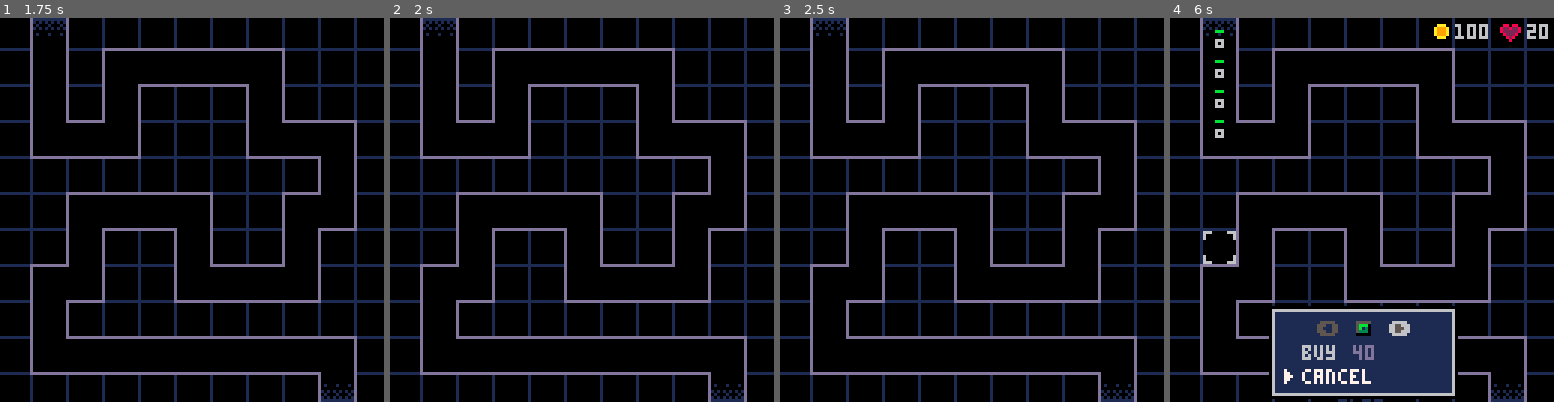
Above: before the commit, frames 1-4 (left to right).
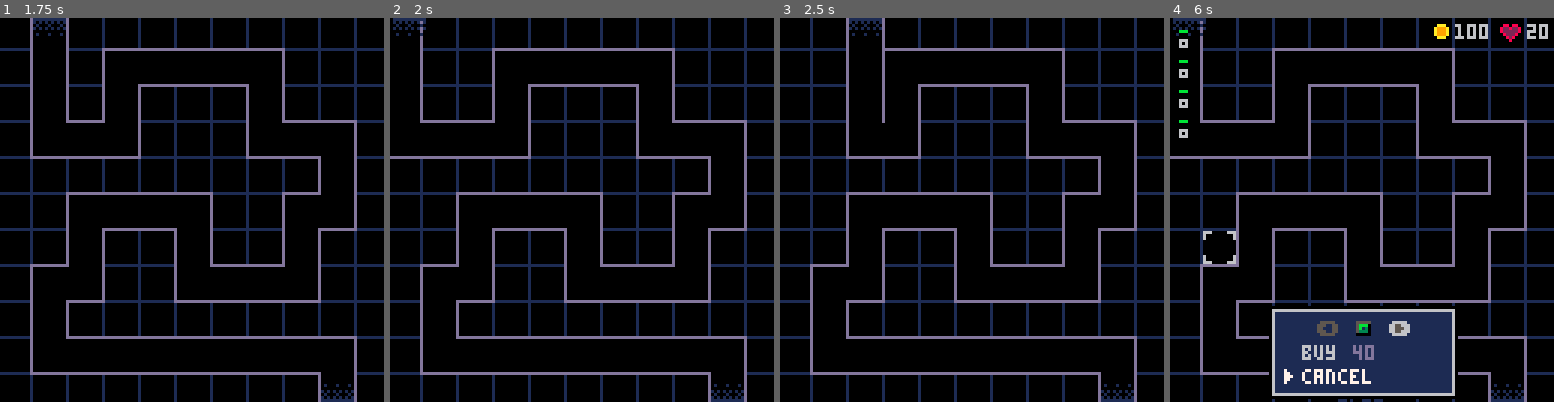
Above: after the commit, the same moments.

Repository: beardedsakimonkey/pixel_td.p8
Game: PICO-8 cartridge pixel_td.p8
Same seed, same stepped clock (60 frames per second), same inputs: the game is played once before the commit and once after it.
Inputs:
- Up to frame 1 (1.75 s): tap O (Z key) at 0.33, 0.7, 1.43 s; tap X (X key) at 1.07 s
- Up to frame 2 (2 s): hold Left from 1.97 s (still down)
- Up to frame 3 (2.5 s): tap X (X key) at 2.07, 2.4 s; tap O (Z key) at 2.22 s; release Left at 2.37 s; hold Down from 2.42 s (still down)
- Up to frame 4 (6 s): tap X (X key) every 0.33 s from 2.73 to 5.73 s; release Down at 2.82 s; hold Right 2.87-3.53 s; tap O (Z key) every 0.88 s from 3.1 to 5.75 s; hold Up 3.58-4.08 s; hold Right 4.13-4.53 s; hold Down 4.58-5.08 s; hold Left 5.13-5.8 s; hold Up from 5.85 s (still down)

Frame 1 is identical in both runs. In frame 2, 1.0% of the frame differs, in the area x 0-18%, y 0-37%; in frame 3, 1.2%; in frame 4, 1.5%.

Commit message:
add additional maps

Diff:
--- a/core.lua
+++ b/core.lua
@@ -1,4 +1,4 @@
-map = {
+_map = {
     {x=1,  y=0,  c=CRNR.top},
     {x=1,  y=3,  c=CRNR.bl},
     {x=3,  y=3,  c=CRNR.br},
@@ -18,6 +18,50 @@
     {x=9,  y=9,  c=CRNR.tr},
     {x=9,  y=10, c=CRNR.bot},
 }
+_map2 = {
+    {x=2,  y=0,  c=CRNR.top},
+    {x=2,  y=3,  c=CRNR.bl},
+    {x=3,  y=3,  c=CRNR.br},
+    {x=3,  y=1,  c=CRNR.tl},
+    {x=7,  y=1,  c=CRNR.tr},
+    {x=7,  y=3,  c=CRNR.bl},
+    {x=9,  y=3,  c=CRNR.tr},
+    {x=9,  y=5,  c=CRNR.br},
+    {x=8,  y=5,  c=CRNR.tl},
+    {x=8,  y=7,  c=CRNR.br},
+    {x=5,  y=7,  c=CRNR.bl},
+    {x=5,  y=5,  c=CRNR.tr},
+    {x=2,  y=5,  c=CRNR.tl},
+    {x=2,  y=7,  c=CRNR.br},
+    {x=1,  y=7,  c=CRNR.tl},
+    {x=1,  y=9,  c=CRNR.bl},
+    {x=9,  y=9,  c=CRNR.tr},
+    {x=9,  y=10, c=CRNR.bot},
+}
+_map3 = {
+    {x=0,  y=0,  c=CRNR.top},
+    {x=0,  y=3,  c=CRNR.bl},
+    {x=3,  y=3,  c=CRNR.br},
+    {x=3,  y=1,  c=CRNR.tl},
+    {x=7,  y=1,  c=CRNR.tr},
+    {x=7,  y=3,  c=CRNR.bl},
+    {x=9,  y=3,  c=CRNR.tr},
+    {x=9,  y=5,  c=CRNR.br},
+    {x=8,  y=5,  c=CRNR.tl},
+    {x=8,  y=7,  c=CRNR.br},
+    {x=5,  y=7,  c=CRNR.bl},
+    {x=5,  y=5,  c=CRNR.tr},
+    {x=2,  y=5,  c=CRNR.tl},
+    {x=2,  y=7,  c=CRNR.br},
+    {x=1,  y=7,  c=CRNR.tl},
+    {x=1,  y=9,  c=CRNR.bl},
+    {x=9,  y=9,  c=CRNR.tr},
+    {x=9,  y=10, c=CRNR.bot},
+}
+maps = {_map, _map2, _map3}
+function get_map()
+    return maps[sel_map]
+end
 -- Note: bosses must be on every 5th wave
 waves = {
     {hp=6,  speed=0.25, gold=4, type=ENMY.square},
@@ -65,6 +109,7 @@
     {dmg=5,   range=39, atkspd=50, max_bullets=4, sell=160}, -- yellow
 }
 
+sel_map = 1
 wave = 0
 gold = 100
 lives = 20
@@ -91,10 +136,6 @@
     poke(0x5f5c, 9) -- button repeat delay
     poke(0x5f5d, 3) -- button repeat interval
 
-    -- Set up auxiliary data structures
-    init_selection_aux()
-    init_enemy_aux()
-
     init_menus()
     init_towers()
 end
@@ -106,6 +147,11 @@
     if screen == 'title' then
         update_title()
         return
+    end
+    -- Initialize once we know the map
+    if t == 0 then
+        init_selection_aux()
+        init_enemy_aux()
     end
 
     debug_msgs = {}
@@ -155,6 +201,15 @@
     end
 end
 
+-- Horizontally center text
+function hcenter(str)
+    local mid = 128/2 - 1  -- sub one because its zero-indexed
+    local pxlen = #str*4 - 1 -- don't count seperator of 1st char
+    local left = mid - pxlen\2
+    local right = mid + pxlen\2
+    return left, right
+end
+
 --------------------------------------------------------------------------------
 -- DRAW
 --------------------------------------------------------------------------------
@@ -172,10 +227,7 @@
     -- Draw wave count
     do
         local str = wave .. '/' .. #waves
-        local mid = 128/2 - 1  -- sub one because its zero-indexed
-        local pxlen = #str*4 - 1 -- don't count seperator of 1st char
-        local left = mid - pxlen\2
-        local right = mid + pxlen\2
+        local left, right = hcenter(str)
         local top = 123
         rectfill(left-1, top-1, right+1, top+5, C.black)
         print(str, left, top, C.dark_blue)
@@ -213,6 +265,7 @@
 end
 
 function draw_path()
+    local map = get_map()
     for i = 2, #map do
         local cell_a, cell_b = map[i-1], map[i]
         local ca = get_cell_corner(g2p(cell_a), cell_a.c)
--- a/enemy.lua
+++ b/enemy.lua
@@ -4,6 +4,7 @@
 local path_points = {}
 
 function init_enemy_aux()
+    local map = get_map()
     for i = 1, #map do
         local p = g2p(map[i])
         add(path_points, {
@@ -38,6 +39,7 @@
         if t % frames == 0 then
             sending -= 1
             local dx, dy = 0, 0
+            local map = get_map()
             if     map[1].c == CRNR.top   then dy = w.speed
             elseif map[1].c == CRNR.left  then dx = w.speed
             elseif map[1].c == CRNR.right then dx = -w.speed
--- a/selection.lua
+++ b/selection.lua
@@ -13,6 +13,7 @@
     for _=0, 10 do
         add(grid_bitmap, {0, 0, 0, 0, 0, 0, 0, 0, 0, 0, 0, 0, 0})
     end
+    local map = get_map()
     for i=2, #map do
         local ca, cb = map[i-1], map[i]
         if ca.x == cb.x then
--- a/title.lua
+++ b/title.lua
@@ -23,6 +23,12 @@
     end
     if btnp(B.z) then
         z_age = 0
+    end
+    if btnp(B.left) then
+        sel_map = wrap(1, sel_map-1, #maps)
+    end
+    if btnp(B.right) then
+        sel_map = wrap(1, sel_map+1, #maps)
     end
 
     -- Send letters up
@@ -71,9 +77,9 @@
         sspr(96, 32, 9, 8, 80, y-1)
         pal(0)
 
-        local str = 'easy'
-        local x = 56
-        rectfill(x-1, y-1, x-1+(#str*4-1)+1, y-1+6, C.black)
-        print(str, x, y, C.light_gray)
+        local str = sel_map == 1 and 'easy' or sel_map == 2 and 'medium' or 'hard'
+        local left, right = hcenter(str)
+        rectfill(left-1, y-1, right+1, y+5, C.black)
+        print(str, left, y, C.light_gray)
     end
 end
